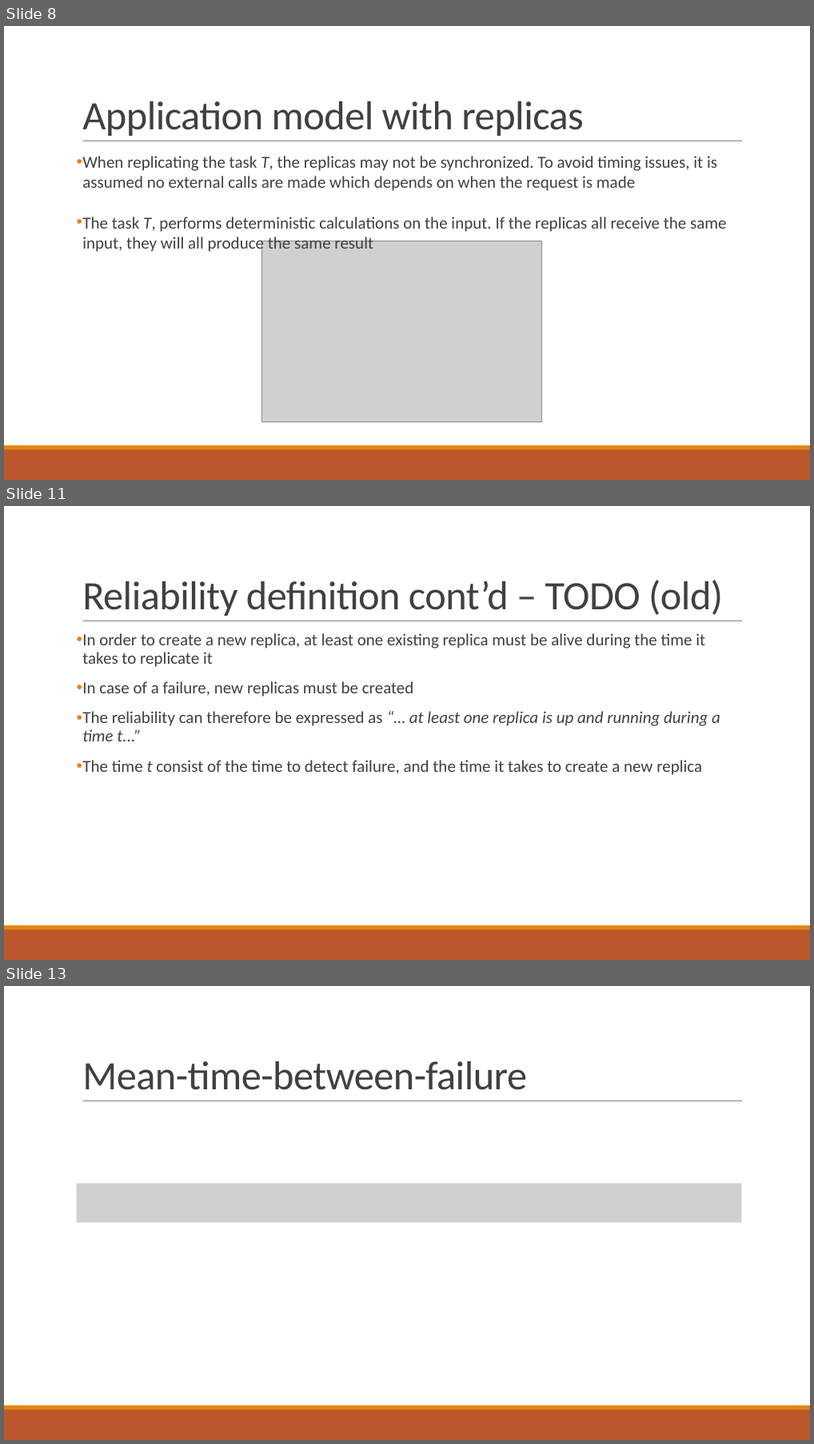
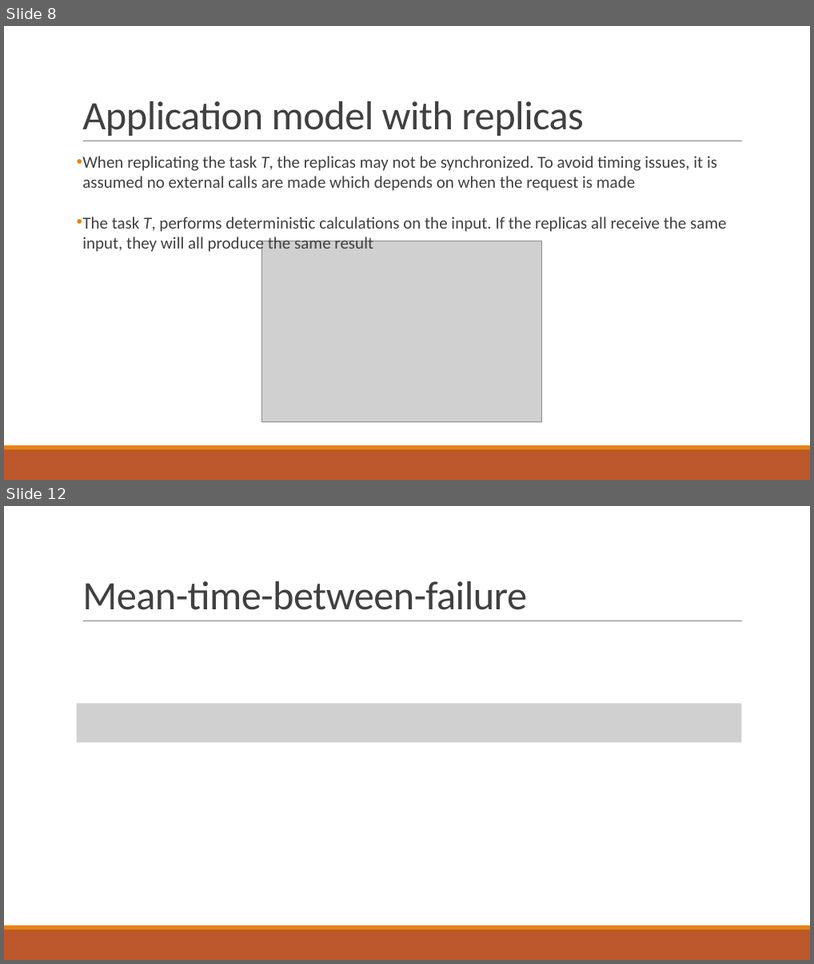
Before and after one commit to PStahl/master_thesis, a slide deck: presentation/presentation2.pptx. Shown one above the other, each under a label of ours: slides 8, 11 and 13 before the commit, slides 8 and 12 after it; the slides between them are not shown. The pictures are 814x1444 and 814x964 pixels, drawn with LibreOffice and Linux fonts; fonts in the diff are those of the drawing; grey boxes stand for pictures. Boxes give left, top, right and bottom in pixels: in the first picture for what was removed or moved away, otherwise in the second. Text is boxed around its words. In the diff, an @@ line names an element or a change of style, - is before the commit and + after.

```diff
--- a/presentation/presentation2.pptx
+++ b/presentation/presentation2.pptx
@@ slide 11 removed at [4,506,810,960], background #FFFFFF; not listed: 3 template elements that a slide beside it also shows @@
@@ title removed at [82,580,723,616] @@
-Reliability definition cont’d – TODO (old)
@@ text removed at [82,633,721,775] @@
-• In order to create a new replica, at least one existing replica must be alive during the time it takes to replicate it
-• In case of a failure, new replicas must be created
-• The reliability can therefore be expressed as “… at least one replica is up and running during a time t...”
-• The time t consist of the time to detect failure, and the time it takes to create a new replica
@@ what was slide 13 is now slide 12 @@
```
Also in this commit, not shown: 6 slides changed, 1 other slide removed.
